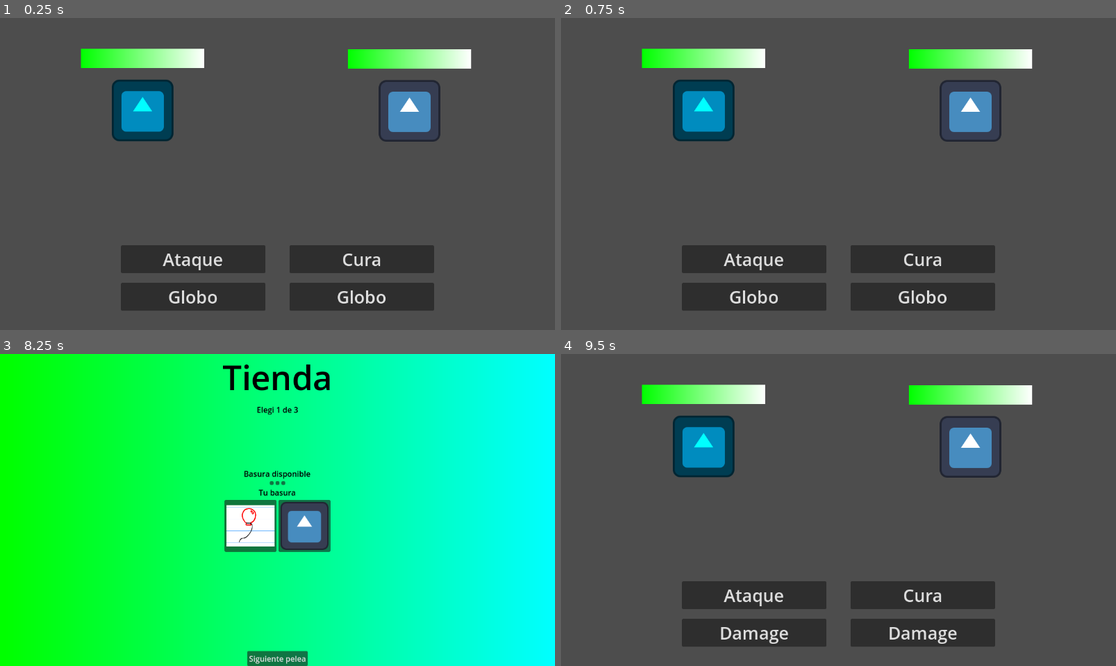
Above: before the commit, frames 1-4 (two rows, left to right).
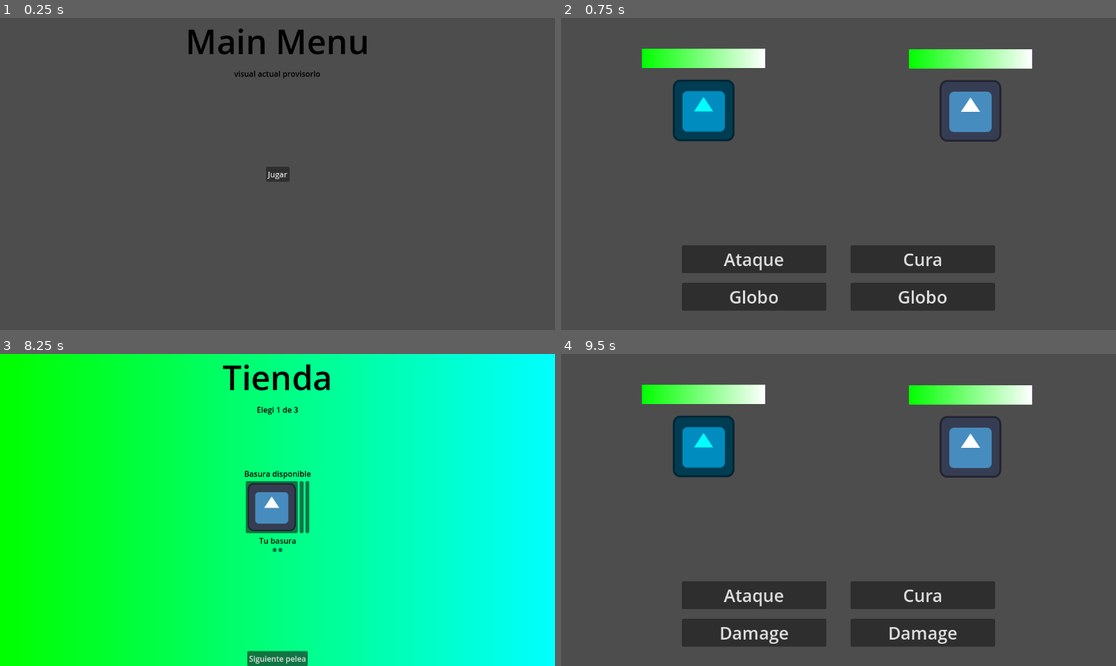
Above: after the commit, the same moments.

Repository: t0m45DEV/skidaddle-skidoodle
Game: Godot game, scene res://Menus/main_menu.tscn
Two runs of this game, one before a commit and one after it. Both use one fixed random seed, a clock stepped at 60 frames per second and the inputs below. Before the commit the project starts from res://Scenes/combat.tscn. The engine's default icon, where the game draws it, is replaced by a stand-in: a white triangle on a blue panel in a dark square.
Inputs (mouse positions are in pixels of both pictures, inside the frame that each line leads up to):
- Up to frame 1 (0.25 s): no input
- Up to frame 2 (0.75 s): click (838, 174) at 0.5 s, where only the run after the commit has a clickable "Jugar"
- Up to frame 3 (8.25 s): click "Ataque" at 1.25 s; tap Enter at 2, 3.5, 5 s; tap Space at 2.75, 4.25, 7.25 s; click "A la tienda" at 8 s
- Up to frame 4 (9.5 s): click "Siguiente pelea" at 8.75 s

The runs differ from the first frame. In frame 1, 17% of the frame differs, in the area x 14-85%, y 3-94%; in frame 2, nothing differs; in frame 3, 3.9%; in frame 4, nothing differs.
Error after the commit: Invalid access to property or key 'texture' on a base object of type 'Nil'. (res://Menus/tienda.gd:14)

Commit message:
Tienda funciona

Diff:
--- a/project/doodler/Globals/objects.gd
+++ b/project/doodler/Globals/objects.gd
@@ -1,4 +1,13 @@
 extends Node
+
+func get_all_objects() -> Array[Object_Data]:
+	var ret : Array[Object_Data] = []
+
+	for file in DirAccess.get_files_at("res://Objects"):
+		if file != "ataque_normal.tres" and file != "cura_normal.tres":
+			ret.append(ResourceLoader.load("res://Objects/" + file))
+
+	return ret
 
 func object_ataque_normal(_source : FighterSprite2D, _target : FighterSprite2D) -> String:
 	_source.attack(_target)
--- a/project/doodler/Menus/tienda.gd
+++ b/project/doodler/Menus/tienda.gd
@@ -1,11 +1,23 @@
 extends Control
 
+@onready var shop_options : HBoxContainer = $VBoxContainer2/HBoxContainer
+
 func _ready() -> void:
+	var all_objects : Array[Object_Data] = Objects.get_all_objects()
+
+	for obj in all_objects:
+		if obj in Inventory.inventoryArray:
+			all_objects.erase(obj)
+
+	for button in shop_options.get_children():
+		var obj : Object_Data = all_objects.pick_random()
+		button.set_button_icon(obj.texture)
+		all_objects.erase(obj)
+
 	for i in range(Inventory.inventoryArray.size()):
 		var i_button : Button = $VBoxContainer2/HBoxContainer2.get_child(i)
 		var icon : Texture2D = Inventory.inventoryArray[i].texture
 		i_button.set_button_icon(icon)
 
-
 func _on_button_pressed() -> void:
 	get_tree().change_scene_to_file("res://Scenes/combat.tscn")
--- a/project/doodler/Menus/tienda.tscn
+++ b/project/doodler/Menus/tienda.tscn
@@ -88,15 +88,15 @@
 
 [node name="Button" type="Button" parent="VBoxContainer2/HBoxContainer"]
 layout_mode = 2
-theme_override_constants/icon_max_width = 100
+theme = ExtResource("2_e028t")
 
 [node name="Button2" type="Button" parent="VBoxContainer2/HBoxContainer"]
 layout_mode = 2
-theme_override_constants/icon_max_width = 100
+theme = ExtResource("2_e028t")
 
 [node name="Button3" type="Button" parent="VBoxContainer2/HBoxContainer"]
 layout_mode = 2
-theme_override_constants/icon_max_width = 100
+theme = ExtResource("2_e028t")
 
 [node name="Label2" type="Label" parent="VBoxContainer2"]
 layout_mode = 2
@@ -110,10 +110,10 @@
 
 [node name="Button" type="Button" parent="VBoxContainer2/HBoxContainer2"]
 layout_mode = 2
-theme_override_constants/icon_max_width = 100
+theme = ExtResource("2_e028t")
 
 [node name="Button2" type="Button" parent="VBoxContainer2/HBoxContainer2"]
 layout_mode = 2
-theme_override_constants/icon_max_width = 100
+theme = ExtResource("2_e028t")
 
 [connection signal="pressed" from="Button" to="." method="_on_button_pressed"]
--- a/project/doodler/Style.tres
+++ b/project/doodler/Style.tres
@@ -1,6 +1,7 @@
 [gd_resource type="Theme" format=3 uid="uid://de5w4yfr8tf5e"]
 
 [resource]
+Button/constants/icon_max_width = 100
 Button/font_sizes/font_size = 36
 HBoxContainer/constants/separation = 50
 Label/colors/font_color = Color(0, 0, 0, 1)
--- a/project/doodler/project.godot
+++ b/project/doodler/project.godot
@@ -11,7 +11,7 @@
 [application]
 
 config/name="Doodler"
-run/main_scene="uid://bejayr1spl6l6"
+run/main_scene="uid://c1yktex4tuyb0"
 config/features=PackedStringArray("4.5", "Forward Plus")
 config/icon="res://icon.svg"
 
